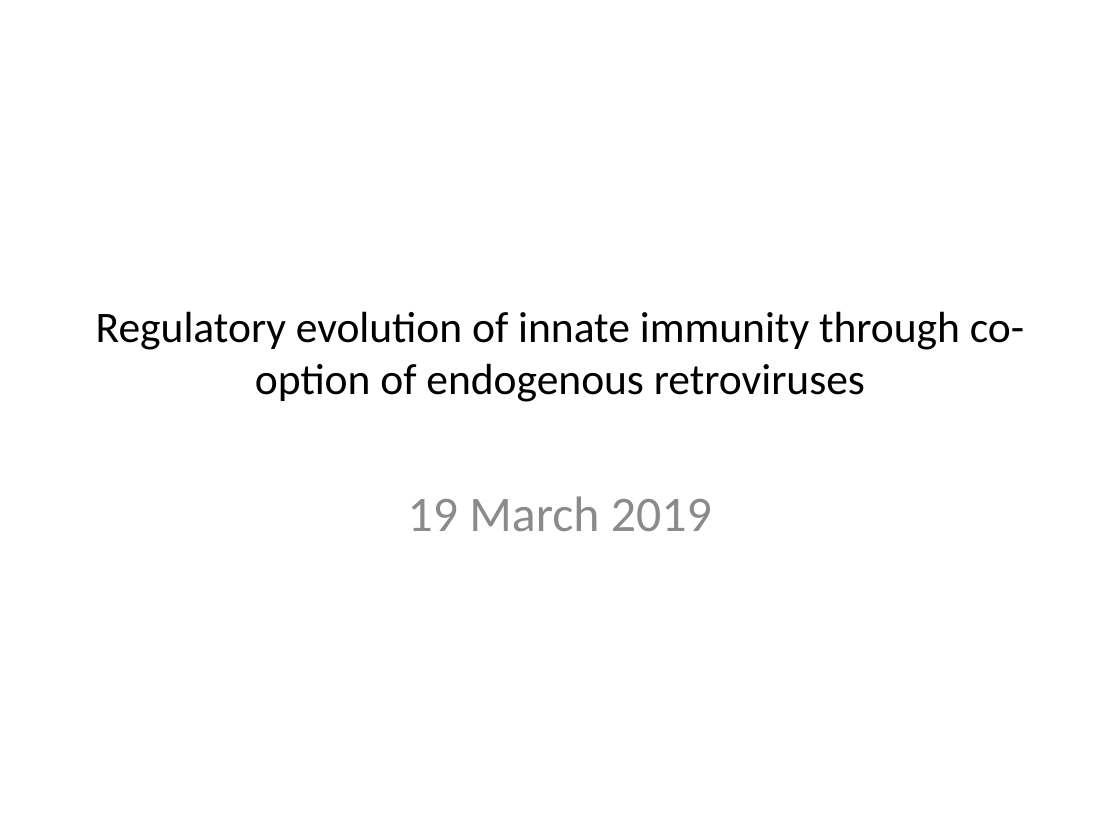
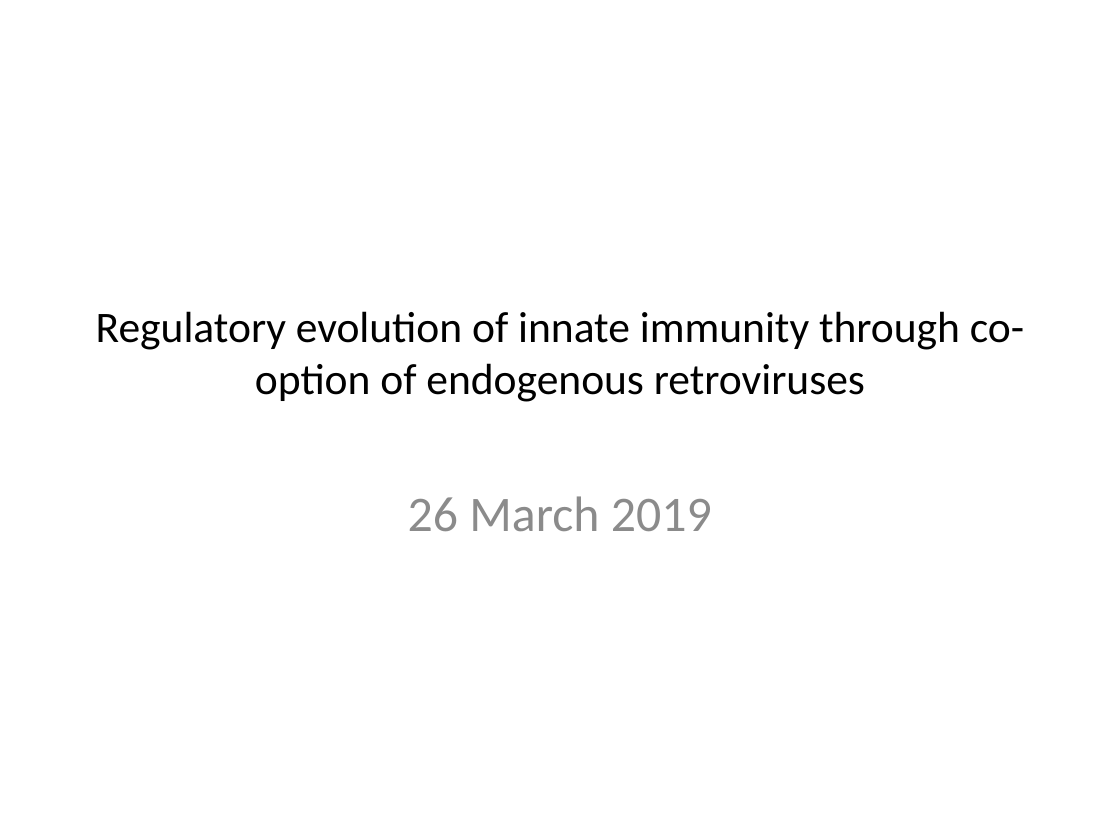
Before and after one commit to manyu90/Journal-Club-presentations, a slide deck: slide 1 of March17_2019/ERV_regulate_immunity.pptx. Drawn at 1120x840 pixels with LibreOffice and Linux fonts; fonts in the diff are those of the drawing. Boxes give left, top, right and bottom in pixels: in the first picture for what was removed or moved away, otherwise in the second. Text is boxed around its words. In the diff, an @@ line names an element or a change of style, - is before the commit and + after.

```diff
--- a/March17_2019/ERV_regulate_immunity.pptx
+++ b/March17_2019/ERV_regulate_immunity.pptx
@@ subtitle at (408, 496, 712, 531): text changed @@
-19 March 2019
+26 March 2019
```
Also in this commit, not shown: 2 other slides changed, 2 slides added, 1 slide removed.
